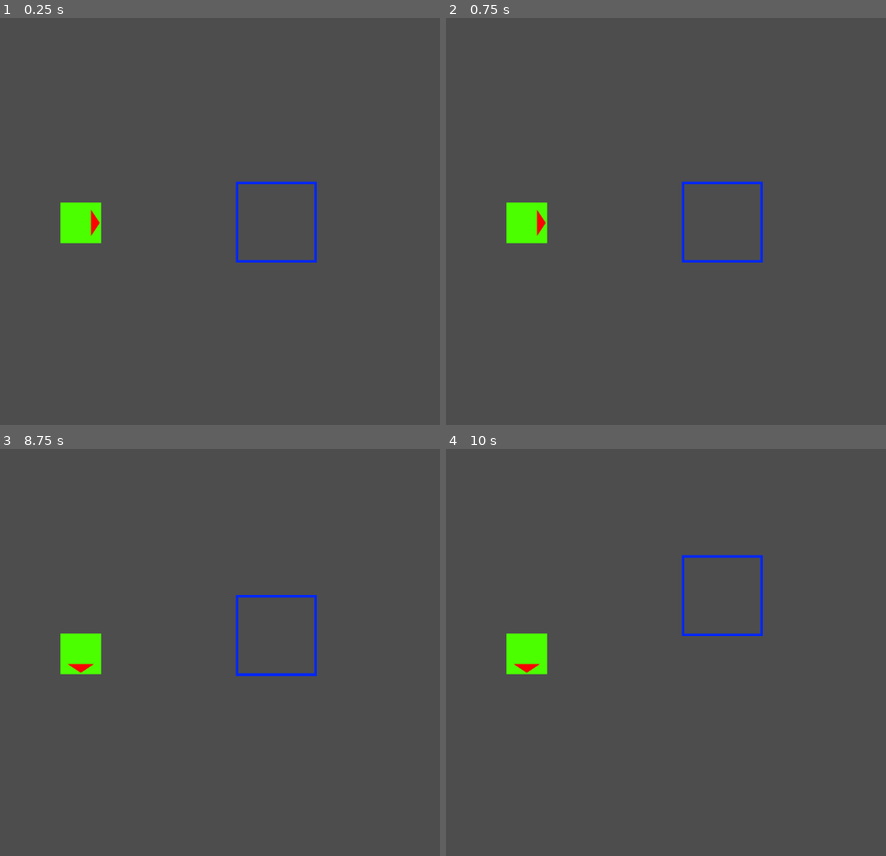
Above: before the commit, frames 1-4 (two rows, left to right).
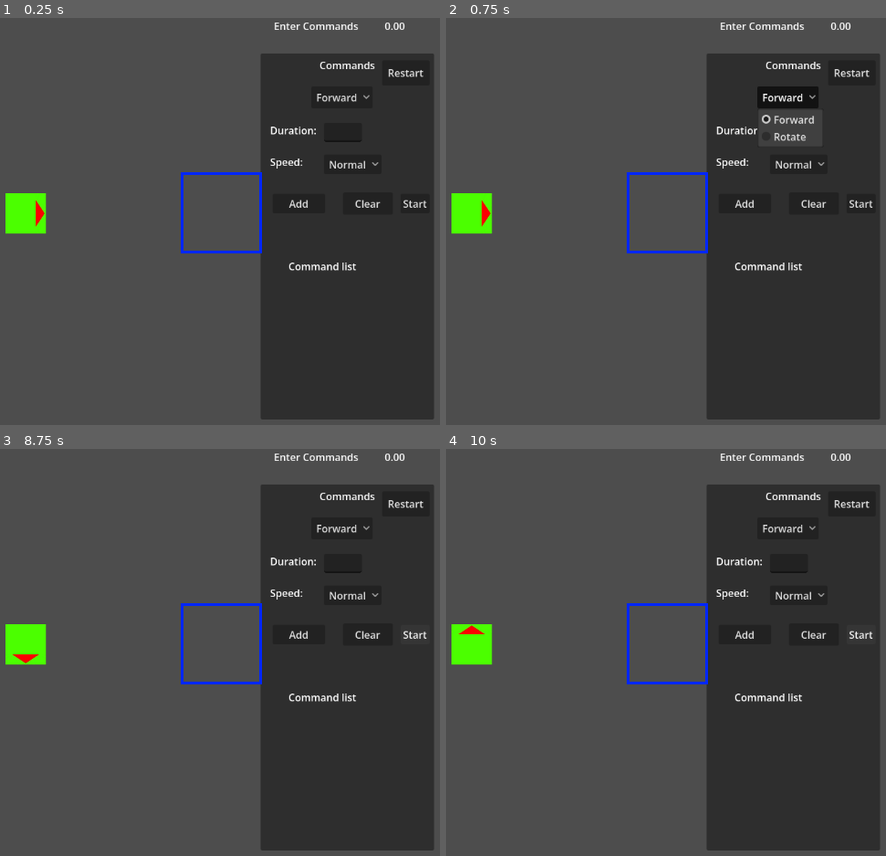
Above: after the commit, the same moments.

Repository: harmadillotw/LD59
Game: Godot game, scene res://Scenes/Level_1.tscn
The game is run twice, just before and just after one commit, with the same random seed, the same clock (stepped at 60 frames per second) and the same inputs.
Inputs (mouse positions are in pixels of both pictures, inside the frame that each line leads up to):
- Up to frame 1 (0.25 s): no input
- Up to frame 2 (0.75 s): click (789, 95) at 0.5 s, where only the run after the commit has a clickable "Forward"
- Up to frame 3 (8.75 s): click (299, 636) at 1.25 s, where only the run after the commit has a clickable "Add"; click (369, 636) at 2 s, where only the run after the commit has a clickable "Clear"; click (404, 505) at 2.75 s, where only the run after the commit has a clickable "Restart"; click (352, 595) at 3.5 s, where only the run after the commit has a clickable "Normal"; click (352, 595) at 4.25 s, where only the run after the commit has a clickable "Normal"; click (404, 505) at 5 s, where only the run after the commit has a clickable "Restart"; click (404, 505) at 5.75 s, where only the run after the commit has a clickable "Restart"; click (413, 636) at 6.5 s, where only the run after the commit has a clickable "Start"; click (413, 636) at 7.25 s, where only the run after the commit has a clickable "Start"; tap Enter at 8 s; hold D (right) from 8.03 s (still down); tap R (rotate) at 8.1 s; tap Space (start) at 8.3 s
- Up to frame 4 (10 s): tap Space (start) at 8.75, 8.85, 9.8 s; release D (right) at 8.78 s; hold S (down) 8.78-9.53 s; tap R (rotate) at 9.05, 9.6 s; hold D (right) from 9.53 s (still down)

The runs differ from the first frame. In frame 1, 38% of the frame differs, in the area x 1-99%, y 1-99%; in frame 2, 37%; in frame 3, 37%; in frame 4, 37%.

Commit message:
Added most functionality for command controls to level 1

Diff:
--- /dev/null
+++ b/Scenes/Camera2D.tscn
@@ -0,0 +1,3 @@
+[gd_scene format=3 uid="uid://c4kmjc75v1b72"]
+
+[node name="Camera2D" type="Camera2D" unique_id=534169734]
--- a/Scenes/Level_1.tscn
+++ b/Scenes/Level_1.tscn
@@ -1,11 +1,15 @@
 [gd_scene format=3 uid="uid://bsp00jucjsi55"]
 
-[ext_resource type="Script" uid="uid://b6xq1xmpx01av" path="res://Scripts/game_controller.gd" id="1_vnunq"]
+[ext_resource type="PackedScene" uid="uid://bf1c72ai76v0f" path="res://Scenes/GameController.tscn" id="1_nw7js"]
+[ext_resource type="PackedScene" uid="uid://1xlq88hmevau" path="res://Scenes/UI.tscn" id="2_nh7xm"]
 [ext_resource type="PackedScene" uid="uid://cuutkagxm6kgs" path="res://Scenes/Player.tscn" id="2_nw7js"]
 [ext_resource type="PackedScene" uid="uid://c85d8pbh703j2" path="res://Scenes/FinishZone.tscn" id="3_nh7xm"]
 
 [node name="Main" type="Node2D" unique_id=2043559573]
-script = ExtResource("1_vnunq")
+
+[node name="UI" parent="." unique_id=1715861981 instance=ExtResource("2_nh7xm")]
+
+[node name="GameController" parent="." unique_id=1509598834 instance=ExtResource("1_nw7js")]
 
 [node name="Player" parent="." unique_id=542424475 instance=ExtResource("2_nw7js")]
 position = Vector2(489, 309)
--- a/Scenes/MainMenu.tscn
+++ b/Scenes/MainMenu.tscn
@@ -1,13 +1,12 @@
 [gd_scene format=3 uid="uid://fus7nokrsvjx"]
 
-[ext_resource type="PackedScene" uid="uid://bf1c72ai76v0f" path="res://Scenes/GameController.tscn" id="1_tt5f1"]
+[ext_resource type="Script" uid="uid://dfl7vlg25ndd4" path="res://Scripts/main_menu_controller.gd" id="1_tt5f1"]
 
 [sub_resource type="StyleBoxFlat" id="StyleBoxFlat_eiy7p"]
 bg_color = Color(0, 0, 0, 1)
 
 [node name="Node2D" type="Node2D" unique_id=637180458]
-
-[node name="GameController" parent="." unique_id=1509598834 instance=ExtResource("1_tt5f1")]
+script = ExtResource("1_tt5f1")
 
 [node name="Panel" type="Panel" parent="." unique_id=739270348]
 offset_left = -35.0
@@ -40,6 +39,8 @@
 
 [node name="ExitButton" type="Button" parent="Panel/VBoxContainer" unique_id=1650282779]
 layout_mode = 2
+theme_override_font_sizes/font_size = 32
+text = "Exit"
 
 [connection signal="pressed" from="Panel/VBoxContainer/StartButton" to="." method="_on_start_button_pressed"]
 [connection signal="pressed" from="Panel/VBoxContainer/ExitButton" to="." method="_on_exit_button_pressed"]
--- a/Scenes/Player.tscn
+++ b/Scenes/Player.tscn
@@ -16,5 +16,3 @@
 [node name="CollisionShape2D" type="CollisionShape2D" parent="." unique_id=2119276314]
 position = Vector2(-0.5, 0)
 shape = SubResource("RectangleShape2D_dewec")
-
-[node name="Camera2D" type="Camera2D" parent="." unique_id=795357032]
--- /dev/null
+++ b/Scenes/UI.tscn
@@ -0,0 +1,214 @@
+[gd_scene format=3 uid="uid://1xlq88hmevau"]
+
+[ext_resource type="Script" uid="uid://bwfreylscv5jk" path="res://Scripts/ui_controller.gd" id="1_w371h"]
+
+[node name="UI" type="Node2D" unique_id=1715861981 node_paths=PackedStringArray("time_label", "running_label", "type_option_button", "duration_label", "duration_text", "speed_label", "speed_option_button", "degrees_label", "degrees_text", "commands_vbox", "active_command_label", "level_complete_panel")]
+script = ExtResource("1_w371h")
+time_label = NodePath("TimeLabel")
+running_label = NodePath("RunningLabel")
+type_option_button = NodePath("Panel/TypeOptionButton")
+duration_label = NodePath("Panel/DurationLabel")
+duration_text = NodePath("Panel/DurationTextEdit")
+speed_label = NodePath("Panel/SpeedLabel")
+speed_option_button = NodePath("Panel/SpeedOptionButton")
+degrees_label = NodePath("Panel/DegreesLabel")
+degrees_text = NodePath("Panel/DegreesTextEdit")
+commands_vbox = NodePath("Panel/CommandsVBoxContainer")
+active_command_label = NodePath("ActiveCommandLabel")
+level_complete_panel = NodePath("CompleteLevelPanel")
+
+[node name="TimeLabel" type="Label" parent="." unique_id=1379987851]
+offset_left = 1056.0
+offset_top = 1.0
+offset_right = 1149.0
+offset_bottom = 40.0
+text = "0.0"
+
+[node name="RunningLabel" type="Label" parent="." unique_id=1524061191]
+offset_left = 881.0
+offset_top = 1.0
+offset_right = 1022.0
+offset_bottom = 24.0
+text = "Enter Commands"
+
+[node name="Panel" type="Panel" parent="." unique_id=1818588603]
+offset_left = 860.0
+offset_top = 56.0
+offset_right = 1134.0
+offset_bottom = 635.0
+metadata/_edit_lock_ = true
+
+[node name="Label" type="Label" parent="Panel" unique_id=522955837]
+layout_mode = 0
+offset_left = 3.0
+offset_top = 7.0
+offset_right = 271.0
+offset_bottom = 56.0
+text = "Commands"
+horizontal_alignment = 1
+
+[node name="TypeOptionButton" type="OptionButton" parent="Panel" unique_id=904816848]
+layout_mode = 0
+offset_left = 80.0
+offset_top = 52.0
+offset_right = 177.0
+offset_bottom = 87.0
+item_count = 2
+popup/item_0/text = "Forward"
+popup/item_0/id = 0
+popup/item_1/text = "Rotate"
+popup/item_1/id = 1
+
+[node name="DurationLabel" type="Label" parent="Panel" unique_id=432616605]
+layout_mode = 0
+offset_left = 15.0
+offset_top = 110.0
+offset_right = 89.0
+offset_bottom = 133.0
+text = "Duration:"
+
+[node name="DurationTextEdit" type="TextEdit" parent="Panel" unique_id=1308367825]
+layout_mode = 0
+offset_left = 100.0
+offset_top = 110.0
+offset_right = 160.0
+offset_bottom = 140.0
+
+[node name="SpeedLabel" type="Label" parent="Panel" unique_id=1364846353]
+layout_mode = 0
+offset_left = 15.0
+offset_top = 160.0
+offset_right = 67.0
+offset_bottom = 183.0
+text = "Speed:"
+
+[node name="SpeedOptionButton" type="OptionButton" parent="Panel" unique_id=1661801312]
+layout_mode = 0
+offset_left = 100.0
+offset_top = 160.0
+offset_right = 191.0
+offset_bottom = 191.0
+item_count = 3
+popup/item_0/text = "Slow"
+popup/item_0/id = 0
+popup/item_1/text = "Normal"
+popup/item_1/id = 1
+popup/item_2/text = "Fast"
+popup/item_2/id = 2
+
+[node name="DegreesLabel" type="Label" parent="Panel" unique_id=973062968]
+layout_mode = 0
+offset_left = 15.0
+offset_top = 110.0
+offset_right = 83.0
+offset_bottom = 133.0
+text = "Degrees:"
+
+[node name="DegreesTextEdit" type="TextEdit" parent="Panel" unique_id=614974058]
+layout_mode = 0
+offset_left = 100.0
+offset_top = 110.0
+offset_right = 160.0
+offset_bottom = 140.0
+
+[node name="AddCommandButton" type="Button" parent="Panel" unique_id=1662337767]
+layout_mode = 0
+offset_left = 19.0
+offset_top = 222.0
+offset_right = 102.0
+offset_bottom = 253.0
+text = "Add
+"
+
+[node name="CommandsVBoxContainer" type="VBoxContainer" parent="Panel" unique_id=728202089]
+layout_mode = 0
+offset_left = 40.0
+offset_top = 360.0
+offset_right = 243.0
+offset_bottom = 561.0
+
+[node name="Label2" type="Label" parent="Panel" unique_id=1994618318]
+layout_mode = 0
+offset_left = 44.0
+offset_top = 325.0
+offset_right = 235.0
+offset_bottom = 348.0
+text = "Command list"
+
+[node name="ClearCommandsButton" type="Button" parent="Panel" unique_id=740120842]
+layout_mode = 0
+offset_left = 130.0
+offset_top = 220.0
+offset_right = 209.0
+offset_bottom = 255.0
+text = "Clear"
+
+[node name="ResetLevelButton" type="Button" parent="Panel" unique_id=229677555]
+layout_mode = 0
+offset_left = 192.0
+offset_top = 11.0
+offset_right = 267.0
+offset_bottom = 51.0
+text = "Restart"
+
+[node name="StartButton" type="Button" parent="Panel" unique_id=1084181383]
+layout_mode = 0
+offset_left = 221.0
+offset_top = 222.0
+offset_right = 267.0
+offset_bottom = 253.0
+text = "Start"
+
+[node name="ActiveCommandLabel" type="Label" parent="." unique_id=552833045]
+offset_left = 259.0
+offset_top = 563.0
+offset_right = 517.0
+offset_bottom = 625.0
+
+[node name="CompleteLevelPanel" type="Panel" parent="." unique_id=758328863]
+visible = false
+offset_left = 290.0
+offset_top = 195.0
+offset_right = 790.0
+offset_bottom = 440.0
+
+[node name="Label" type="Label" parent="CompleteLevelPanel" unique_id=260620612]
+layout_mode = 0
+offset_left = 113.0
+offset_top = 14.0
+offset_right = 334.0
+offset_bottom = 52.0
+text = "Level Complete"
+
+[node name="NextLevelButton" type="Button" parent="CompleteLevelPanel" unique_id=2091348885]
+layout_mode = 0
+offset_left = 76.0
+offset_top = 137.0
+offset_right = 174.0
+offset_bottom = 184.0
+text = "Next Level"
+
+[node name="ExitButton" type="Button" parent="CompleteLevelPanel" unique_id=2042837493]
+layout_mode = 0
+offset_left = 346.0
+offset_top = 141.0
+offset_right = 445.0
+offset_bottom = 184.0
+text = "Exit"
+
+[node name="RestartButton" type="Button" parent="CompleteLevelPanel" unique_id=1029846843]
+layout_mode = 0
+offset_left = 207.0
+offset_top = 136.0
+offset_right = 300.0
+offset_bottom = 181.0
+text = "Restart"
+
+[connection signal="item_selected" from="Panel/TypeOptionButton" to="." method="_on_type_option_button_item_selected"]
+[connection signal="pressed" from="Panel/AddCommandButton" to="." method="_on_add_command_button_pressed"]
+[connection signal="pressed" from="Panel/ClearCommandsButton" to="." method="_on_clear_button_pressed"]
+[connection signal="pressed" from="Panel/ResetLevelButton" to="." method="_on_reset_level_button_pressed"]
+[connection signal="pressed" from="Panel/StartButton" to="." method="_on_start_button_pressed"]
+[connection signal="pressed" from="CompleteLevelPanel/NextLevelButton" to="." method="_on_next_level_button_pressed"]
+[connection signal="pressed" from="CompleteLevelPanel/ExitButton" to="." method="_on_exit_button_pressed"]
+[connection signal="pressed" from="CompleteLevelPanel/RestartButton" to="." method="_on_restart_button_pressed"]
--- a/Scripts/game_controller.gd
+++ b/Scripts/game_controller.gd
@@ -1,26 +1,37 @@
 extends Node2D
 
+const COMMAND_DELAY = 1.5
 var player : Player
 var finish_zone : FinishZone
 var moving = false;
 var commands : Array[MovementCommand] = []
+var count_time = false
+var player_start_position : Vector2
 
 # Called when the node enters the scene tree for the first time.
 func _ready() -> void:
+	Globals.level_time_elapsed = 0.0
+	count_time = false
 	GlobalSignals.movement_complete.connect(_process_movement_complete)
+	GlobalSignals.restart_level.connect(_process_restart_level)
+	GlobalSignals.start_movement.connect(_process_start_movement)
 	var players = get_tree().get_nodes_in_group("player")
 	player = players[0]
+	#player_start_position = Vector2(player.position.x,player.position.y)
+	player_start_position = player.position
 	var finish_zones = get_tree().get_nodes_in_group("finish_zone")
 	finish_zone = finish_zones[0]
-	commands.push_back(MovementCommand.new(Globals.MOVEMENT_TYPE_FORWARD,50,2,0))
-	commands.push_back(MovementCommand.new(Globals.MOVEMENT_TYPE_ROTATE,0,0,90))
-	commands.push_back(MovementCommand.new(Globals.MOVEMENT_TYPE_FORWARD,50,4,0))
+	commands = Globals.current_commands
+	#commands.push_back(MovementCommand.new(Globals.MOVEMENT_TYPE_FORWARD,50,1,0))
+	#commands.push_back(MovementCommand.new(Globals.MOVEMENT_TYPE_ROTATE,0,0,90))
+	#commands.push_back(MovementCommand.new(Globals.MOVEMENT_TYPE_FORWARD,50,2,0))
 	moving = false
 
 
 # Called every frame. 'delta' is the elapsed time since the previous frame.
 func _process(delta: float) -> void:
-	pass
+	if count_time:
+		Globals.level_time_elapsed += delta
 
 func _input(event: InputEvent) -> void:
 	if moving:
@@ -32,15 +43,21 @@
 		if event.is_action_released("forward"):
 			moving = true
 			player.player_forward(8, 100)
-		if event.is_action_released("start"):
-			_start_movement()
+		#if event.is_action_released("start"):
+		#	_start_movement()
 
 func _start_movement() -> void:
 	if commands.size() > 0:
-		_process_movement_commands()
+		GlobalSignals.run_commands.emit()
+		count_time = true
+		_process_movement_commands(false)
 
-func _process_movement_commands() -> void:
+func _process_movement_commands(include_delay : bool) -> void:
+	# delay between command. Fewer commands is better.
+	if include_delay:
+		await get_tree().create_timer(COMMAND_DELAY).timeout
 	var command : MovementCommand = commands.pop_front()
+	GlobalSignals.process_command.emit(command)
 	if command.movement_type == Globals.MOVEMENT_TYPE_FORWARD:
 		print("Forwards")
 		moving = true
@@ -58,10 +75,22 @@
 	#	print("Unknon movement type, skipping")
 func _process_movement_complete() -> void:
 	if finish_zone.test_object_in_zone():
+		count_time = false
 		print("Finished")
+		GlobalSignals.level_complete.emit()
 		#exit level
 	else:
 		print("Not Finished")
 		moving = false
 		if commands.size() > 0:
-			_process_movement_commands()
+			_process_movement_commands(true)
+
+func _process_restart_level() -> void:
+	Globals.level_time_elapsed = 0.0
+	count_time = false
+	commands.clear()
+	player.position = player_start_position
+
+func _process_start_movement() -> void:
+	commands = Globals.current_commands.duplicate()
+	_start_movement()
--- a/Scripts/global_signals.gd
+++ b/Scripts/global_signals.gd
@@ -2,4 +2,12 @@
 
 signal movement_complete
 
-signal finish_level
+signal level_complete
+
+signal run_commands
+
+signal process_command(command)
+
+signal restart_level
+
+signal start_movement
--- a/Scripts/globals.gd
+++ b/Scripts/globals.gd
@@ -3,3 +3,9 @@
 
 const MOVEMENT_TYPE_FORWARD = 0
 const MOVEMENT_TYPE_ROTATE = 1
+
+var current_commands : Array[MovementCommand] = []
+
+#UI values
+var level_time_elapsed
+var running_commands
--- a/Scripts/main_menu_controller.gd
+++ b/Scripts/main_menu_controller.gd
@@ -12,8 +12,7 @@
 
 
 func _on_start_button_pressed() -> void:
-	await get_tree().create_timer(2)
-	get_tree().change_scene_to_file("res://Scenes/Options.tscn")
+	get_tree().change_scene_to_file("res://Scenes/Level_1.tscn")
 
 
 func _on_exit_button_pressed() -> void:
--- a/Scripts/movement_command.gd
+++ b/Scripts/movement_command.gd
@@ -1,12 +1,28 @@
 class_name MovementCommand
 
 var movement_type
-var speed
-var duration
-var rotate_degrees
+var speed : int
+var duration : float
+var rotate_degrees : float
 
-func _init( m,s,d,r) -> void:
+func _init( m,s : int,d : float,r : float) -> void:
 	movement_type = m
 	speed = s
 	duration = d
 	rotate_degrees = r
+
+func _to_string() -> String:
+	var display : String = ""
+	if movement_type == 0:
+		display = "FORWARD"
+		if speed == 0:
+			display += " at 25kph"
+		elif speed == 1:
+			display += " at 50kph"
+		elif speed == 2:
+			display += " at 100kph"
+		display += " for " + str(duration) + " s"
+	elif movement_type == 1:
+		display = "ROTATE " + str(rotate_degrees) + " degrees"
+
+	return display
--- a/Scripts/player.gd
+++ b/Scripts/player.gd
@@ -2,6 +2,9 @@
 extends CharacterBody2D
 
 const SPEED = 50.0
+const NORMAL_SPEED = 50.0
+const SLOW_SPEED = 25.0
+const FAST_SPEED = 100.0
 #const JUMP_VELOCITY = -400.0
 const DELAY_FRAMES = 60 # default frames per second is 60
 
@@ -75,9 +78,15 @@
 	rotation_degrees +=  r_deg
 	GlobalSignals.movement_complete.emit()
 
-func player_forward (f_sec : float, f_speed : float) -> void:
+func player_forward (f_sec : float, i_speed : int) -> void:
 	cur_time = 0.0
 	move_time = f_sec
-	player_speed = f_speed
+	if i_speed == 0:
+		player_speed = SLOW_SPEED
+	if i_speed == 1:
+		player_speed = NORMAL_SPEED
+	if i_speed == 2:
+		player_speed = FAST_SPEED
+	#player_speed = f_speed
 	moving = true
 	print("do forwards cur_time:" + str(cur_time) + " move_time:"+ str(move_time) + " moving:" + str(moving))
--- /dev/null
+++ b/Scripts/ui_controller.gd
@@ -0,0 +1,113 @@
+extends Node2D
+
+@export var time_label : Label
+@export var running_label : Label
+@export var type_option_button: OptionButton
+@export var duration_label : Label
+@export var duration_text : TextEdit
+@export var speed_label : Label
+@export var speed_option_button: OptionButton
+@export var degrees_label : Label
+@export var degrees_text : TextEdit
+@export var commands_vbox : VBoxContainer
+@export var active_command_label : Label
+@export var level_complete_panel : Panel
+
+var pre_commands : Array[MovementCommand] = []
+# Called when the node enters the scene tree for the first time.
+func _ready() -> void:
+	# signals
+	GlobalSignals.run_commands.connect(_process_run_commands)
+	GlobalSignals.process_command.connect(_process_process_command)
+	GlobalSignals.level_complete.connect(_process_level_complete)
+	var format_string = "%.2f"
+	var display_string = format_string % 0.0
+	time_label.text = display_string
+	running_label.text = "Enter Commands"
+	type_option_button.selected = 0
+	degrees_label.visible = false
+	degrees_text.visible = false
+	speed_option_button.selected = 1
+
+
+# Called every frame. 'delta' is the elapsed time since the previous frame.
+func _process(delta: float) -> void:
+	var format_string = "%.2f"
+	var display_string = format_string % Globals.level_time_elapsed
+	time_label.text = display_string
+
+
+# Handle Signals
+func _process_run_commands() -> void:
+	running_label.text = "Running Commands"
+
+func _process_process_command(command: MovementCommand) -> void:
+	active_command_label.text = command._to_string()
+
+func _process_level_complete() -> void:
+	level_complete_panel.visible = true
+#UI Controlls
+func _on_type_option_button_item_selected(index: int) -> void:
+	if index == 0:
+		duration_label.visible = true
+		duration_text.visible = true
+		speed_label.visible = true
+		speed_option_button.visible = true
+		degrees_label.visible = false
+		degrees_text.visible = false
+	else:
+		duration_label.visible = false
+		duration_text.visible = false
+		speed_label.visible = false
+		speed_option_button.visible = false
+		degrees_label.visible = true
+		degrees_text.visible = true
+
+
+
+func _on_add_command_button_pressed() -> void:
+	if type_option_button.selected == 0:
+		var new_command = MovementCommand.new(type_option_button.selected,speed_option_button.selected,duration_text.text.to_float(),0)
+		Globals.current_commands.push_back(new_command)
+		var test = Label.new()
+		test.text = new_command.to_string()
+		commands_vbox.add_child(test)
+	if type_option_button.selected == 1:
+		var new_command = MovementCommand.new(type_option_button.selected,0,0,degrees_text.text.to_float())
+		var test = Label.new()
+		test.text = new_command.to_string()
+		commands_vbox.add_child(test)
+		Globals.current_commands.push_back(new_command)
+
+
+func _on_clear_commands_button_pressed() -> void:
+	pass # Replace with function body.
+
+
+func _on_clear_button_pressed() -> void:
+	for child in commands_vbox.get_children():
+		child.queue_free()
+	Globals.current_commands.clear()
+
+
+func _on_reset_level_button_pressed() -> void:
+	_on_clear_button_pressed()
+	active_command_label.text = ""
+	GlobalSignals.restart_level.emit()
+
+
+func _on_start_button_pressed() -> void:
+	GlobalSignals.start_movement.emit()
+
+
+func _on_restart_button_pressed() -> void:
+	level_complete_panel.visible = false
+	_on_reset_level_button_pressed()
+
+
+func _on_exit_button_pressed() -> void:
+	get_tree().change_scene_to_file("res://Scenes/MainMenu.tscn")
+
+
+func _on_next_level_button_pressed() -> void:
+	get_tree().change_scene_to_file("res://Scenes/MainMenu.tscn")
Not shown, added: Scripts/ui_controller.gd.uid
